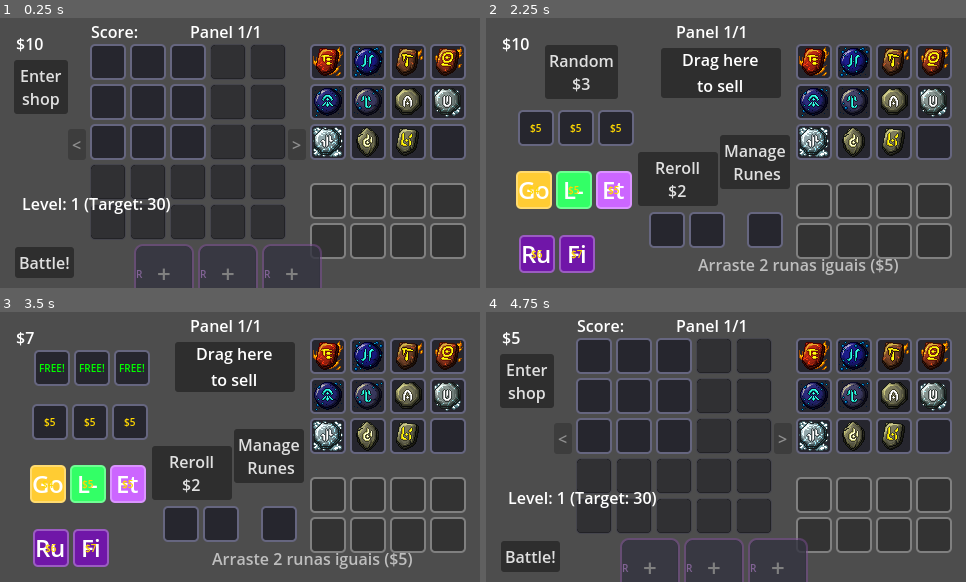
Above: before the commit, frames 1-4 (two rows, left to right).
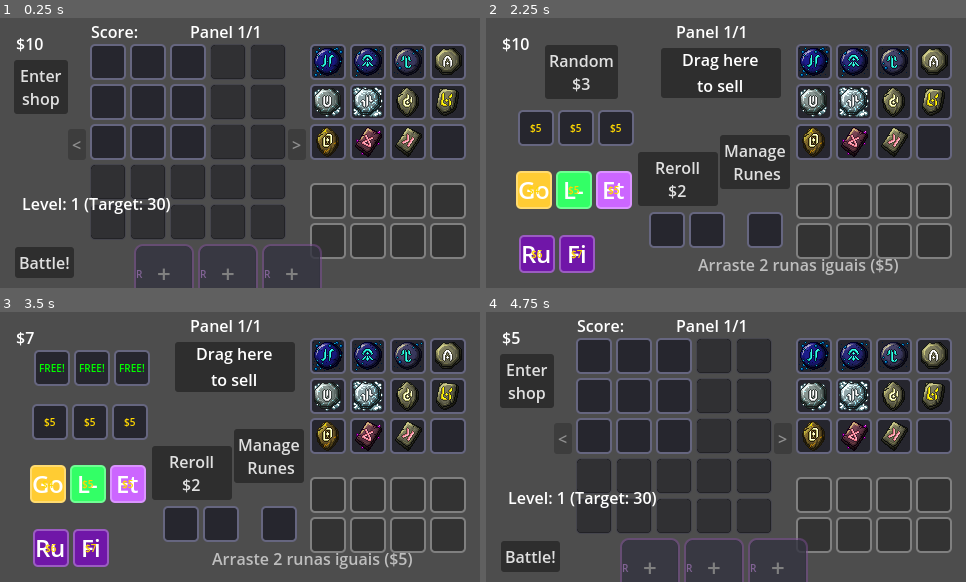
Above: after the commit, the same moments.

Repository: RenatoAAB/Runes
Game: Godot game, scene res://scenes/main.tscn
Same seed, same stepped clock (60 frames per second), same inputs: the game is played once before the commit and once after it.
Inputs:
- Up to frame 1 (0.25 s): no input
- Up to frame 2 (2.25 s): click "Enter shop" at 0.5 s; click "Manage Runes" at 1.25 s; click "Enter shop" at 2 s
- Up to frame 3 (3.5 s): click "Random $3" at 2.75 s
- Up to frame 4 (4.75 s): click "Reroll $2" at 3.5 s; click "Manage Runes" at 4.25 s

The runs differ from the first frame. In frame 1, 4.4% of the frame differs, in the area x 65-97%, y 10-52%; in frame 2, 4.4%; in frame 3, 4.4%; in frame 4, 4.4%.

Commit message:
ajustes de buffs permanentes e tooltips

Diff:
--- a/resources/effects/effect_score_10_if_corner.tres
+++ b/resources/effects/effect_score_10_if_corner.tres
@@ -1,13 +1,24 @@
-[gd_resource type="Resource" script_class="RuneEffect" load_steps=4 format=3]
+[gd_resource type="Resource" script_class="RuneEffect" load_steps=8 format=3 uid="uid://bltla1i4xp3mo"]
 
-[ext_resource type="Script" path="res://scripts/data/rune_effect.gd" id="1_effect"]
-[ext_resource type="Resource" path="res://resources/effects/conditions/condition_is_corner.tres" id="2_cond"]
-[ext_resource type="Resource" path="res://resources/effects/targets/target_self.tres" id="3_target"]
-[ext_resource type="Resource" path="res://resources/effects/payloads/payload_add_score_10.tres" id="4_payload"]
+[ext_resource type="Script" uid="uid://dpxjxr3dyc4i0" path="res://scripts/data/rune_effect.gd" id="1_effect"]
+[ext_resource type="Script" uid="uid://bdoskjkqeggr8" path="res://scripts/data/effects/conditions/condition_always.gd" id="1_k4388"]
+[ext_resource type="Script" uid="uid://cimuoiu8ocwh6" path="res://scripts/data/effects/payloads/payload_add_score.gd" id="2_xs82g"]
+[ext_resource type="Script" uid="uid://dr6qdvixrtvt5" path="res://scripts/data/effects/targets/target_self.gd" id="4_hx785"]
+
+[sub_resource type="Resource" id="Resource_1gkoe"]
+script = ExtResource("1_k4388")
+metadata/_custom_type_script = "uid://bdoskjkqeggr8"
+
+[sub_resource type="Resource" id="Resource_e6fus"]
+script = ExtResource("2_xs82g")
+metadata/_custom_type_script = "uid://cimuoiu8ocwh6"
+
+[sub_resource type="Resource" id="Resource_28ly5"]
+script = ExtResource("4_hx785")
+metadata/_custom_type_script = "uid://dr6qdvixrtvt5"
 
 [resource]
 script = ExtResource("1_effect")
-trigger = 0
-condition = ExtResource("2_cond")
-target = ExtResource("3_target")
-payload = ExtResource("4_payload")
+condition = SubResource("Resource_1gkoe")
+target = SubResource("Resource_28ly5")
+payload = SubResource("Resource_e6fus")
--- a/resources/effects/effect_score_per_earth_adjacent.tres
+++ b/resources/effects/effect_score_per_earth_adjacent.tres
@@ -1,13 +1,12 @@
-[gd_resource type="Resource" script_class="RuneEffect" load_steps=4 format=3]
+[gd_resource type="Resource" script_class="RuneEffect" load_steps=5 format=3 uid="uid://c0ly66h5doetj"]
 
-[ext_resource type="Script" path="res://scripts/data/rune_effect.gd" id="1_effect"]
-[ext_resource type="Resource" path="res://resources/effects/conditions/condition_always.tres" id="2_cond"]
-[ext_resource type="Resource" path="res://resources/effects/targets/target_adjacent.tres" id="3_target"]
+[ext_resource type="Script" uid="uid://dpxjxr3dyc4i0" path="res://scripts/data/rune_effect.gd" id="1_effect"]
+[ext_resource type="Resource" uid="uid://g3tyvvr22v14" path="res://resources/effects/conditions/condition_always.tres" id="2_cond"]
+[ext_resource type="Resource" uid="uid://dor0piyxrw5d8" path="res://resources/effects/targets/target_adjacent.tres" id="3_target"]
 [ext_resource type="Resource" path="res://resources/effects/payloads/payload_score_per_earth.tres" id="4_payload"]
 
 [resource]
 script = ExtResource("1_effect")
-trigger = 0
 condition = ExtResource("2_cond")
 target = ExtResource("3_target")
 payload = ExtResource("4_payload")
--- a/resources/runes/common/rune_bone.tres
+++ b/resources/runes/common/rune_bone.tres
@@ -1,16 +1,15 @@
-[gd_resource type="Resource" script_class="RuneData" load_steps=3 format=3]
+[gd_resource type="Resource" script_class="RuneData" load_steps=5 format=3 uid="uid://ir0f66cvciev"]
 
-[ext_resource type="Script" path="res://scripts/data/rune_data.gd" id="1_data"]
-[ext_resource type="Resource" path="res://resources/effects/effect_score_per_earth_adjacent.tres" id="2_effect"]
+[ext_resource type="Script" uid="uid://dpxjxr3dyc4i0" path="res://scripts/data/rune_effect.gd" id="1_5cp4k"]
+[ext_resource type="Script" uid="uid://s48ipf5uo7mv" path="res://scripts/data/rune_data.gd" id="1_data"]
+[ext_resource type="Resource" uid="uid://c0ly66h5doetj" path="res://resources/effects/effect_score_per_earth_adjacent.tres" id="2_effect"]
+[ext_resource type="Texture2D" uid="uid://b3ops18n02b73" path="res://sprites/icons/runes/Icon13.png" id="4_srco0"]
 
 [resource]
 script = ExtResource("1_data")
 id = "bone"
 rune_name = "Osso"
-description = "+10 pontos por runa de Terra adjacente. (+30 se tiver runa destruída nesta rodada - WIP)"
-tier = 1
-rarity = 0
-elements = [2]
-base_max_activations = 1
-is_indestructible = true
-effects = [ExtResource("2_effect")]
+description = "+10 pontos por runa de Terra ou Água adjacente"
+elements = Array[int]([2])
+textures = Array[Texture2D]([ExtResource("4_srco0")])
+effects = Array[ExtResource("1_5cp4k")]([ExtResource("2_effect")])
--- a/resources/runes/common/rune_crystal.tres
+++ b/resources/runes/common/rune_crystal.tres
@@ -1,16 +1,61 @@
-[gd_resource type="Resource" script_class="RuneData" load_steps=3 format=3]
+[gd_resource type="Resource" script_class="RuneData" load_steps=17 format=3 uid="uid://2s5sow7ix6xs"]
 
-[ext_resource type="Script" path="res://scripts/data/rune_data.gd" id="1_data"]
-[ext_resource type="Resource" path="res://resources/effects/effect_score_10_if_corner.tres" id="2_effect"]
+[ext_resource type="Script" uid="uid://s48ipf5uo7mv" path="res://scripts/data/rune_data.gd" id="1_data"]
+[ext_resource type="Script" uid="uid://dpxjxr3dyc4i0" path="res://scripts/data/rune_effect.gd" id="1_nc3s3"]
+[ext_resource type="Script" uid="uid://bdoskjkqeggr8" path="res://scripts/data/effects/conditions/condition_always.gd" id="2_iejvg"]
+[ext_resource type="Script" uid="uid://cimuoiu8ocwh6" path="res://scripts/data/effects/payloads/payload_add_score.gd" id="3_vapwb"]
+[ext_resource type="Script" uid="uid://dr6qdvixrtvt5" path="res://scripts/data/effects/targets/target_self.gd" id="4_ra41b"]
+[ext_resource type="Script" uid="uid://cib1amkuncr6n" path="res://scripts/data/effects/payloads/payload_score_per_element.gd" id="5_dtevt"]
+[ext_resource type="Script" uid="uid://dcsjurfbgmtve" path="res://scripts/data/effects/targets/target_adjacent.gd" id="6_np6rm"]
+[ext_resource type="Texture2D" uid="uid://dvihkxsbppc8n" path="res://sprites/icons/runes/Icon15.png" id="8_egy4h"]
+
+[sub_resource type="Resource" id="Resource_jy1ij"]
+script = ExtResource("2_iejvg")
+metadata/_custom_type_script = "uid://bdoskjkqeggr8"
+
+[sub_resource type="Resource" id="Resource_388hs"]
+script = ExtResource("3_vapwb")
+metadata/_custom_type_script = "uid://cimuoiu8ocwh6"
+
+[sub_resource type="Resource" id="Resource_xelna"]
+script = ExtResource("4_ra41b")
+metadata/_custom_type_script = "uid://dr6qdvixrtvt5"
+
+[sub_resource type="Resource" id="Resource_1touj"]
+script = ExtResource("1_nc3s3")
+condition = SubResource("Resource_jy1ij")
+target = SubResource("Resource_xelna")
+payload = SubResource("Resource_388hs")
+metadata/_custom_type_script = "uid://dpxjxr3dyc4i0"
+
+[sub_resource type="Resource" id="Resource_1l8t4"]
+script = ExtResource("2_iejvg")
+metadata/_custom_type_script = "uid://bdoskjkqeggr8"
+
+[sub_resource type="Resource" id="Resource_bbl6k"]
+script = ExtResource("5_dtevt")
+score_per_match = 5
+target_elements = Array[int]([2])
+is_permanent = true
+metadata/_custom_type_script = "uid://cib1amkuncr6n"
+
+[sub_resource type="Resource" id="Resource_d7333"]
+script = ExtResource("6_np6rm")
+metadata/_custom_type_script = "uid://dcsjurfbgmtve"
+
+[sub_resource type="Resource" id="Resource_nsle8"]
+script = ExtResource("1_nc3s3")
+condition = SubResource("Resource_1l8t4")
+target = SubResource("Resource_d7333")
+payload = SubResource("Resource_bbl6k")
+metadata/_custom_type_script = "uid://dpxjxr3dyc4i0"
 
 [resource]
 script = ExtResource("1_data")
 id = "crystal"
 rune_name = "Cristal"
-description = "+10 pontos se estiver em um canto do painel."
-tier = 1
-rarity = 0
-elements = [2]
-base_max_activations = 1
-is_indestructible = true
-effects = [ExtResource("2_effect")]
+description = "+10 pontos
++5 pontos permanentes por terra adjacente"
+elements = Array[int]([2])
+textures = Array[Texture2D]([ExtResource("8_egy4h")])
+effects = Array[ExtResource("1_nc3s3")]([SubResource("Resource_1touj"), SubResource("Resource_nsle8")])
--- a/resources/runes/common/rune_metal.tres
+++ b/resources/runes/common/rune_metal.tres
@@ -34,7 +34,7 @@
 
 [sub_resource type="Resource" id="Resource_gt5pw"]
 script = ExtResource("6_1np2b")
-amount = 5
+amount = 10
 metadata/_custom_type_script = "uid://t1vniutnqm7e"
 
 [sub_resource type="Resource" id="Resource_4irns"]
--- a/resources/runes/common/rune_rock.tres
+++ b/resources/runes/common/rune_rock.tres
@@ -1,16 +1,38 @@
-[gd_resource type="Resource" script_class="RuneData" load_steps=3 format=3]
+[gd_resource type="Resource" script_class="RuneData" load_steps=11 format=3 uid="uid://b5fb5gnvq8lye"]
 
-[ext_resource type="Script" path="res://scripts/data/rune_data.gd" id="1_data"]
-[ext_resource type="Resource" path="res://resources/effects/effect_score_30.tres" id="2_effect"]
+[ext_resource type="Script" uid="uid://s48ipf5uo7mv" path="res://scripts/data/rune_data.gd" id="1_data"]
+[ext_resource type="Script" uid="uid://dpxjxr3dyc4i0" path="res://scripts/data/rune_effect.gd" id="1_wgcch"]
+[ext_resource type="Script" uid="uid://bdoskjkqeggr8" path="res://scripts/data/effects/conditions/condition_always.gd" id="2_knvrx"]
+[ext_resource type="Script" uid="uid://4rpat66eleca" path="res://scripts/data/effects/payloads/payload_add_permanent_score_targets.gd" id="3_knvrx"]
+[ext_resource type="Script" uid="uid://dcsjurfbgmtve" path="res://scripts/data/effects/targets/target_adjacent.gd" id="3_pxp2w"]
+[ext_resource type="Texture2D" uid="uid://cojsngv40kha" path="res://sprites/icons/runes/Icon8.png" id="5_cljok"]
+
+[sub_resource type="Resource" id="Resource_cxkag"]
+script = ExtResource("2_knvrx")
+metadata/_custom_type_script = "uid://bdoskjkqeggr8"
+
+[sub_resource type="Resource" id="Resource_pxp2w"]
+script = ExtResource("3_knvrx")
+amount = 5
+target_elements = Array[int]([2])
+metadata/_custom_type_script = "uid://4rpat66eleca"
+
+[sub_resource type="Resource" id="Resource_tbqmg"]
+script = ExtResource("3_pxp2w")
+metadata/_custom_type_script = "uid://dcsjurfbgmtve"
+
+[sub_resource type="Resource" id="Resource_iav5o"]
+script = ExtResource("1_wgcch")
+condition = SubResource("Resource_cxkag")
+target = SubResource("Resource_tbqmg")
+payload = SubResource("Resource_pxp2w")
+metadata/_custom_type_script = "uid://dpxjxr3dyc4i0"
 
 [resource]
 script = ExtResource("1_data")
 id = "rock"
 rune_name = "Rocha"
-description = "+30 pontos."
-tier = 1
-rarity = 0
-elements = [2]
-base_max_activations = 1
-is_indestructible = true
-effects = [ExtResource("2_effect")]
+description = "+5 pontos permanentes para runas adjacentes de Terra"
+elements = Array[int]([2])
+textures = Array[Texture2D]([ExtResource("5_cljok")])
+effects = Array[ExtResource("1_wgcch")]([SubResource("Resource_iav5o")])
--- a/scenes/main.tscn
+++ b/scenes/main.tscn
@@ -9,20 +9,20 @@
 [ext_resource type="Script" uid="uid://s48ipf5uo7mv" path="res://scripts/data/rune_data.gd" id="5_muem4"]
 [ext_resource type="PackedScene" uid="uid://dh2haf4uh6kig" path="res://scenes/Slot.tscn" id="5_ya4ey"]
 [ext_resource type="Script" uid="uid://fdnstpi6guoh" path="res://scripts/ui/grid_highlighter.gd" id="6_eb6dy"]
-[ext_resource type="Resource" uid="uid://ml10vvmqv6al" path="res://resources/runes/common/rune_plasma.tres" id="6_jkv2x"]
 [ext_resource type="Resource" uid="uid://bpgga3tetlmun" path="res://resources/runes/common/rune_water.tres" id="7_jbj1t"]
 [ext_resource type="Script" uid="uid://c212fo845qvri" path="res://scripts/ui/tooltip_manager.gd" id="7_trceg"]
-[ext_resource type="Resource" uid="uid://c6gjg03cc4ok1" path="res://resources/runes/common/rune_fire.tres" id="9_muem4"]
-[ext_resource type="Resource" uid="uid://cdkuh3d8ffjym" path="res://resources/runes/common/rune_explosion.tres" id="10_dp3eg"]
 [ext_resource type="Resource" uid="uid://d4c7213tdx4ar" path="res://resources/runes/common/rune_rain.tres" id="11_gqmmt"]
 [ext_resource type="Script" uid="uid://2lm3cymbdyl3" path="res://scripts/ui/shop_ui.gd" id="11_shop"]
 [ext_resource type="Script" uid="uid://1napf1qi4oou" path="res://scripts/ui/sell_area.gd" id="12_sell"]
 [ext_resource type="Resource" uid="uid://cbsfn5616uj0h" path="res://resources/runes/common/rune_drop.tres" id="12_yc10j"]
 [ext_resource type="Resource" uid="uid://b6folj8yfdd3e" path="res://resources/runes/common/rune_air.tres" id="13_pm3ni"]
+[ext_resource type="Resource" uid="uid://b5fb5gnvq8lye" path="res://resources/runes/common/rune_rock.tres" id="14_og1vs"]
 [ext_resource type="Resource" uid="uid://bub1031y2cc0f" path="res://resources/runes/common/rune_wind.tres" id="14_y6deb"]
+[ext_resource type="Resource" uid="uid://2s5sow7ix6xs" path="res://resources/runes/common/rune_crystal.tres" id="15_2wyq8"]
 [ext_resource type="Resource" uid="uid://ckyhnu5tbt81e" path="res://resources/runes/common/rune_sound.tres" id="15_og1vs"]
 [ext_resource type="Resource" uid="uid://c5b674oqjdf3d" path="res://resources/runes/common/rune_metal.tres" id="15_y6deb"]
 [ext_resource type="Resource" uid="uid://supn6813u1vc" path="res://resources/runes/common/rune_earth.tres" id="16_og1vs"]
+[ext_resource type="Resource" uid="uid://ir0f66cvciev" path="res://resources/runes/common/rune_bone.tres" id="16_vxglm"]
 [ext_resource type="Resource" uid="uid://drwnsdkkhm5um" path="res://resources/runes/drop_rates.tres" id="18_pm3ni"]
 
 [node name="Main" type="Node2D" node_paths=PackedStringArray("game_manager", "grid_manager", "inventory_manager", "read …(275 unchanged characters)…
@@ -56,7 +56,7 @@
 inventory_manager = NodePath("../InventoryManager")
 grid_manager = NodePath("../GridManager")
 base_target_score = 30
-initial_runes = Array[ExtResource("5_muem4")]([ExtResource("6_jkv2x"), ExtResource("7_jbj1t"), ExtResource("9_muem4"), ExtResource("10_dp3eg"), ExtResource("11_gqmmt"), ExtResource("12_yc10j"), ExtResource("13_pm3ni"), ExtResource("14_y6deb"), ExtResource("15_og1vs"), ExtResource("15_y6deb"), ExtResource("16_og1vs")])
+initial_runes = Array[ExtResource("5_muem4")]([ExtResource("7_jbj1t"), ExtResource("11_gqmmt"), ExtResource("12_yc10j"), ExtResource("13_pm3ni"), ExtResource("14_y6deb"), ExtResource("15_og1vs"), ExtResource("15_y6deb"), ExtResource("16_og1vs"), ExtResource("14_og1vs"), ExtResource("15_2wyq8"), ExtResource("16_vxglm")])
 rune_drop_rates = ExtResource("18_pm3ni")
 
 [node name="GridManager" type="Node" parent="Managers"]
--- a/scripts/data/effects/effect_payload.gd
+++ b/scripts/data/effects/effect_payload.gd
@@ -30,3 +30,29 @@
 ## Override in subclasses to return specific keywords.
 func get_keywords() -> Array[StringName]:
 	return []
+
+
+## Unified helper to apply score or permanent bonus
+func apply_score(amount: int, source_rune: RuneInstance, context: BattleContext, is_permanent: bool) -> void:
+	if amount == 0:
+		return
+	if is_permanent:
+		# Permanent score gains ignore temporary/permanent score multipliers/bonuses
+		var current = source_rune.permanent_buffs.get("score_bonus", 0)
+		source_rune.permanent_buffs["score_bonus"] = current + amount
+	else:
+		var final_score = source_rune.get_modified_score(amount)
+		context.add_score(final_score, source_rune)
+
+
+## Helper to apply score/permanent bonus to an arbitrary rune (used for aura effects)
+func apply_score_to_rune(target_rune: RuneInstance, context: BattleContext, amount: int, is_permanent: bool) -> void:
+	if amount == 0 or not target_rune:
+		return
+	if is_permanent:
+		# Permanent score gains ignore temporary/permanent score multipliers/bonuses
+		var current = target_rune.permanent_buffs.get("score_bonus", 0)
+		target_rune.permanent_buffs["score_bonus"] = current + amount
+	else:
+		var final_score = target_rune.get_modified_score(amount)
+		context.add_score(final_score, target_rune)
--- a/scripts/data/effects/payloads/payload_add_permanent_score.gd
+++ b/scripts/data/effects/payloads/payload_add_permanent_score.gd
@@ -9,9 +9,7 @@
 func execute(_targets: Array[GridSlot], source_rune: RuneInstance, _context: BattleContext) -> void:
 	if amount == 0:
 		return
-	var current = source_rune.permanent_buffs.get("score_bonus", 0)
-	source_rune.permanent_buffs["score_bonus"] = current + amount
-	print("%s: +%d permanent score" % [source_rune.data.rune_name, amount])
+	apply_score(amount, source_rune, _context, true)
 
 
 func get_description() -> String:
--- /dev/null
+++ b/scripts/data/effects/payloads/payload_add_permanent_score_targets.gd
@@ -0,0 +1,37 @@
+class_name PayloadAddPermanentScoreTargets
+extends EffectPayload
+
+## Adds a flat permanent score bonus to each target rune that matches the filter.
+## Useful for auras like Rock: "adjacent Earth runes gain +X permanent score".
+
+@export var amount: int = 0
+@export var target_elements: Array[GameEnums.Element] = [] ## Empty = no element filter (all runes)
+
+func execute(targets: Array[GridSlot], _source_rune: RuneInstance, _context: BattleContext) -> void:
+	if amount == 0:
+		return
+	for slot in targets:
+		if slot.is_empty():
+			continue
+		if not _matches_element_filter(slot):
+			continue
+		apply_score_to_rune(slot.rune, _context, amount, true)
+
+
+func _matches_element_filter(slot: GridSlot) -> bool:
+	if target_elements.is_empty():
+		return true
+	var elems = GameEnums.normalize_elements(slot.rune.data.elements)
+	for e in target_elements:
+		if e in elems:
+			return true
+	return false
+
+
+func get_description() -> String:
+	var elem_str = ElementIcons.join(target_elements) if target_elements.size() > 0 else "any"
+	return "Grant +%d permanent score to %s targets" % [amount, elem_str]
+
+
+func get_keywords() -> Array[StringName]:
+	return [Keywords.PERMANENT, Keywords.SCORE]
--- a/scripts/data/effects/payloads/payload_add_score.gd
+++ b/scripts/data/effects/payloads/payload_add_score.gd
@@ -4,12 +4,7 @@
 @export var score_amount: int = 10
 
 func execute(targets: Array[GridSlot], source_rune: RuneInstance, context: BattleContext) -> void:
-	# Decoupled implementation using BattleContext
-	# Apply modifiers from source rune
-	var final_score = source_rune.get_modified_score(score_amount)
-
-	print("Adding Score: %d (Base: %d) from Rune %s" % [final_score, score_amount, source_rune.data.rune_name])
-	context.add_score(final_score, source_rune)
+	apply_score(score_amount, source_rune, context, false)
 
 func get_description() -> String:
 	return "Adds %d Score" % score_amount
--- a/scripts/data/effects/payloads/payload_score_per_element.gd
+++ b/scripts/data/effects/payloads/payload_score_per_element.gd
@@ -32,16 +32,14 @@
 	if match_count == 0:
 		return
 
-	var total = match_count * score_per_match
-
 	if is_permanent:
-		var current_bonus = source_rune.permanent_buffs.get("score_bonus", 0)
-		source_rune.permanent_buffs["score_bonus"] = current_bonus + total
-		print("%s: +%d permanent score (%d × %d matches)" % [source_rune.data.rune_name, total, score_per_match, match_count])
+		var total_perm = match_count * score_per_match
+		apply_score(total_perm, source_rune, context, true)
 	else:
-		var final_score = source_rune.get_modified_score(total)
-		context.add_score(final_score, source_rune)
-		print("%s: +%d score (%d × %d matches)" % [source_rune.data.rune_name, final_score, score_per_match, match_count])
+		# Apply rune score modifiers per match so permanent bonuses are counted once per adjacency
+		var per_match = source_rune.get_modified_score(score_per_match)
+		var total = per_match * match_count
+		context.add_score(total, source_rune)
 
 
 func get_description() -> String:
--- a/scripts/data/effects/payloads/payload_score_per_remaining_activations.gd
+++ b/scripts/data/effects/payloads/payload_score_per_remaining_activations.gd
@@ -42,15 +42,7 @@
 		return
 
 	var total = activation_count * score_per_activation
-
-	if is_permanent:
-		var current = source_rune.permanent_buffs.get("score_bonus", 0)
-		source_rune.permanent_buffs["score_bonus"] = current + total
-		print("%s: +%d permanent score for %d remaining activations" % [source_rune.data.rune_name, total, activation_count])
-	else:
-		var final_score = source_rune.get_modified_score(total)
-		context.add_score(final_score, source_rune)
-		print("%s: +%d score for %d remaining activations" % [source_rune.data.rune_name, final_score, activation_count])
+	apply_score(total, source_rune, context, is_permanent)
 
 
 func get_description() -> String:
--- a/scripts/ui/rune_ui.gd
+++ b/scripts/ui/rune_ui.gd
@@ -180,11 +180,17 @@
 	if payload is PayloadAddScore:
 		return _apply_score_modifiers_to_desc(desc, payload.score_amount, true)
 	if payload is PayloadScorePerEmpty:
-		return _apply_score_modifiers_to_desc(desc, payload.score_per_empty, false)
+		if payload.is_permanent:
+			return desc
+		return _apply_score_modifiers_to_desc(desc, payload.score_per_empty, true)
 	if payload is PayloadScorePerElement:
-		return _apply_score_modifiers_to_desc(desc, payload.score_per_match, false)
+		if payload.is_permanent:
+			return desc
+		return _apply_score_modifiers_to_desc(desc, payload.score_per_match, true)
 	if payload is PayloadScorePerRemainingActivations:
-		return _apply_score_modifiers_to_desc(desc, payload.score_per_activation, false)
+		if payload.is_permanent:
+			return desc
+		return _apply_score_modifiers_to_desc(desc, payload.score_per_activation, true)
 	return desc
 
 
@@ -204,9 +210,11 @@
 
 	var hints: Array[String] = []
 	if perm_bonus != 0:
-		hints.append("bonus %+d" % perm_bonus)
+		hints.append("perm %+d" % perm_bonus)
 	if perm_mult != 1.0:
 		hints.append("mult x%.1f" % perm_mult)
+	if hints.size() > 0:
+		updated_desc += " [color=yellow](%s)[/color]" % ", ".join(hints)
 
 	return updated_desc
 
Not shown, added: scripts/data/effects/payloads/payload_add_permanent_score_targets.gd.uid
